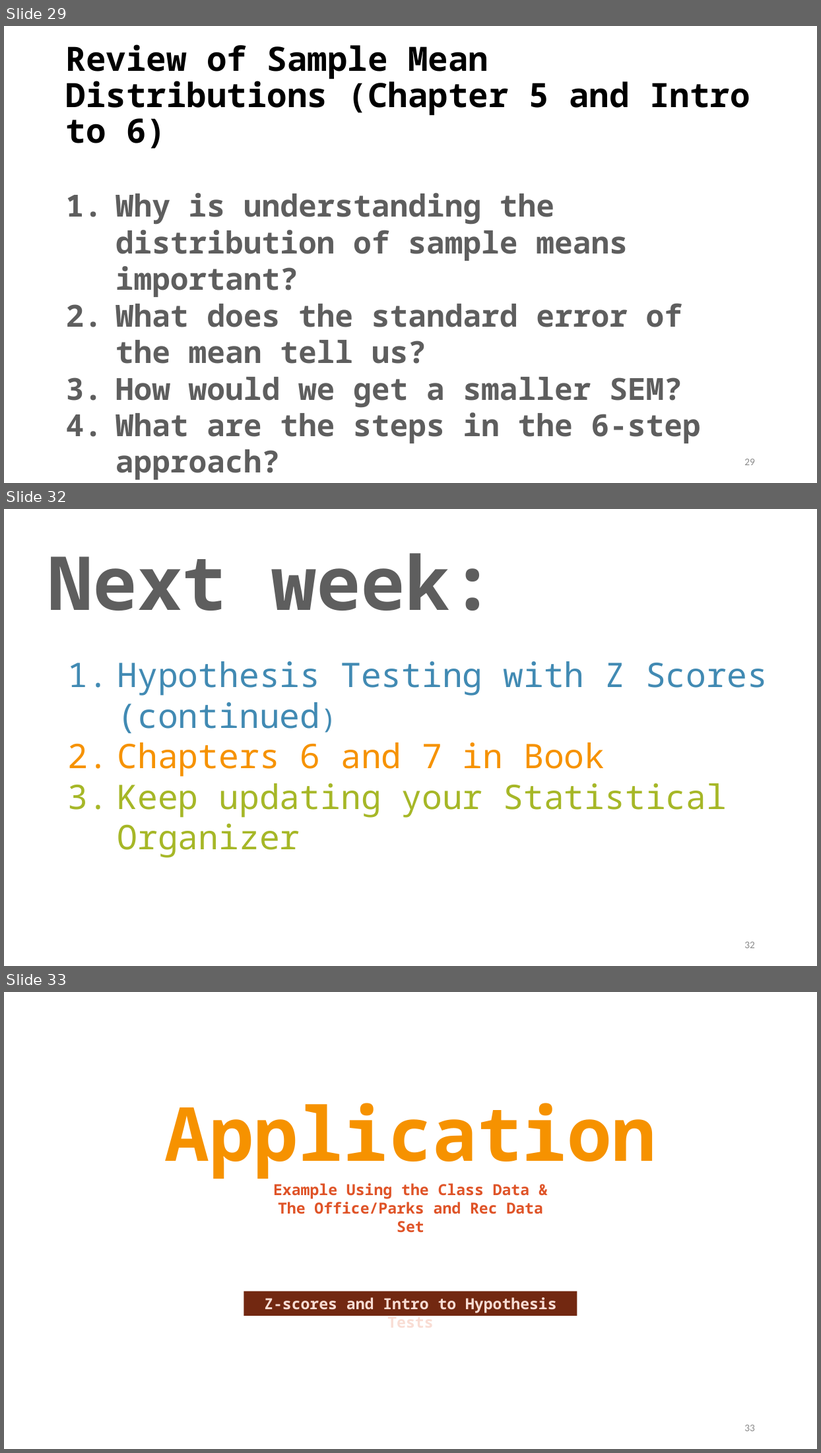
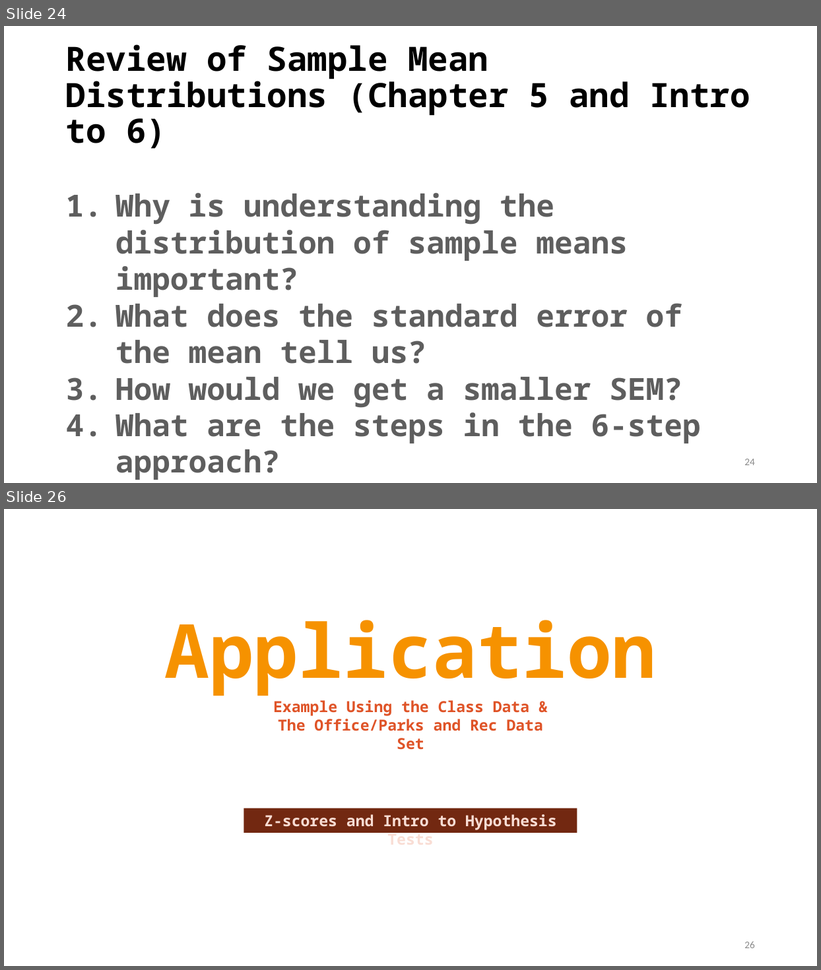
Before and after one commit to TysonStanley/EDU-6050, a slide deck: Slides/04_EDUC_6050_2018.pptx. Shown one above the other, each under a label of ours: slides 29, 32 and 33 before the commit, slides 24 and 26 after it; the slides between them are not shown. The pictures are 821x1453 and 821x970 pixels, drawn with LibreOffice and Linux fonts; fonts in the diff are those of the drawing. Boxes give left, top, right and bottom in pixels: in the first picture for what was removed or moved away, otherwise in the second. Text is boxed around its words. In the diff, an @@ line names an element or a change of style, - is before the commit and + after.

Commit message:
updated week 4

```diff
--- a/Slides/04_EDUC_6050_2018.pptx
+++ b/Slides/04_EDUC_6050_2018.pptx
@@ slide 32 removed at <box>4,509,817,966</box>, background #FFFFFF @@
@@ text removed at <box>48,553,495,611</box> @@
-Next week:
@@ text removed at <box>118,661,768,858</box> @@
-1. Hypothesis Testing with Z Scores (continued)
-2. Chapters 6 and 7 in Book
-3. Keep updating your Statistical Organizer
@@ page number removed at <box>745,942,755,949</box> @@
-32
@@ what was slide 29 is now slide 24 @@
@@ page number at <box>745,459,755,466</box>: text changed @@
-29
+24
@@ what was slide 33 is now slide 26 @@
@@ page number at <box>745,941,755,949</box>: text changed @@
-33
+26
```
Also in this commit, not shown: 4 slides changed, 2 slides added, 8 other slides removed, 1 other file.
